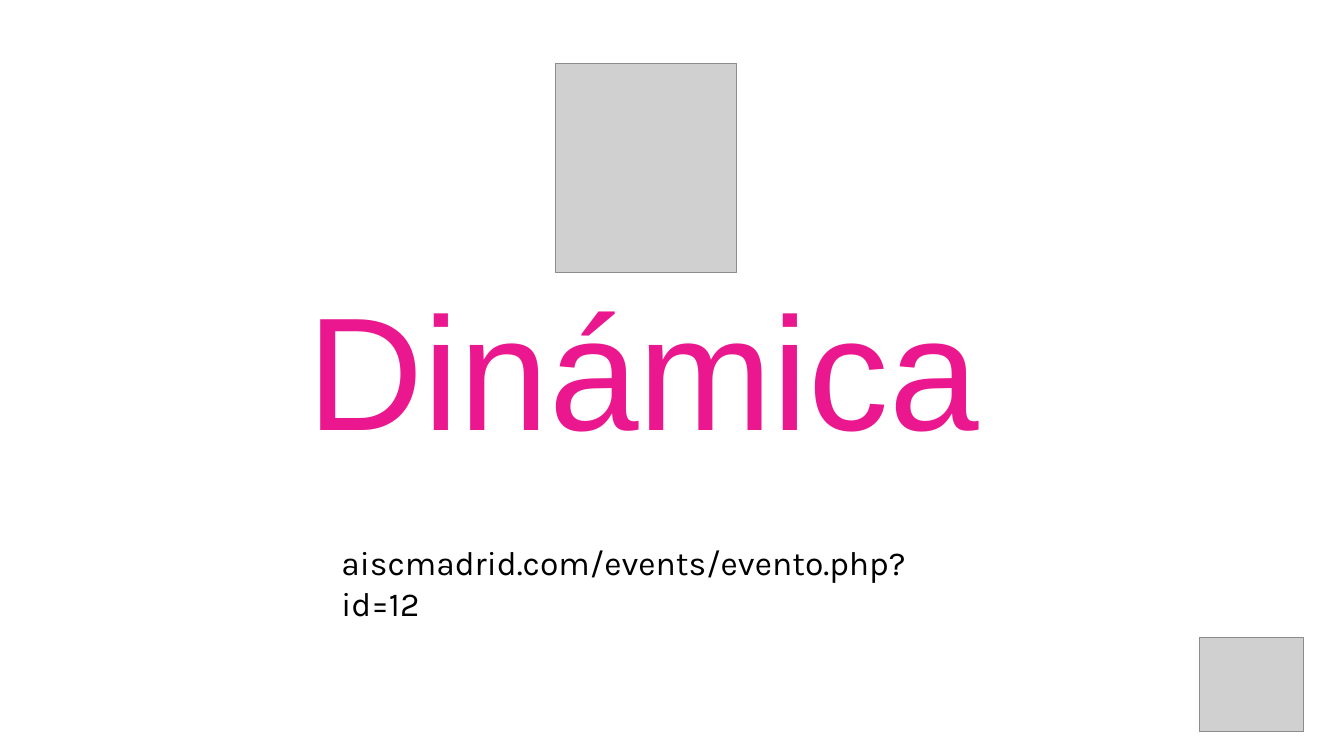
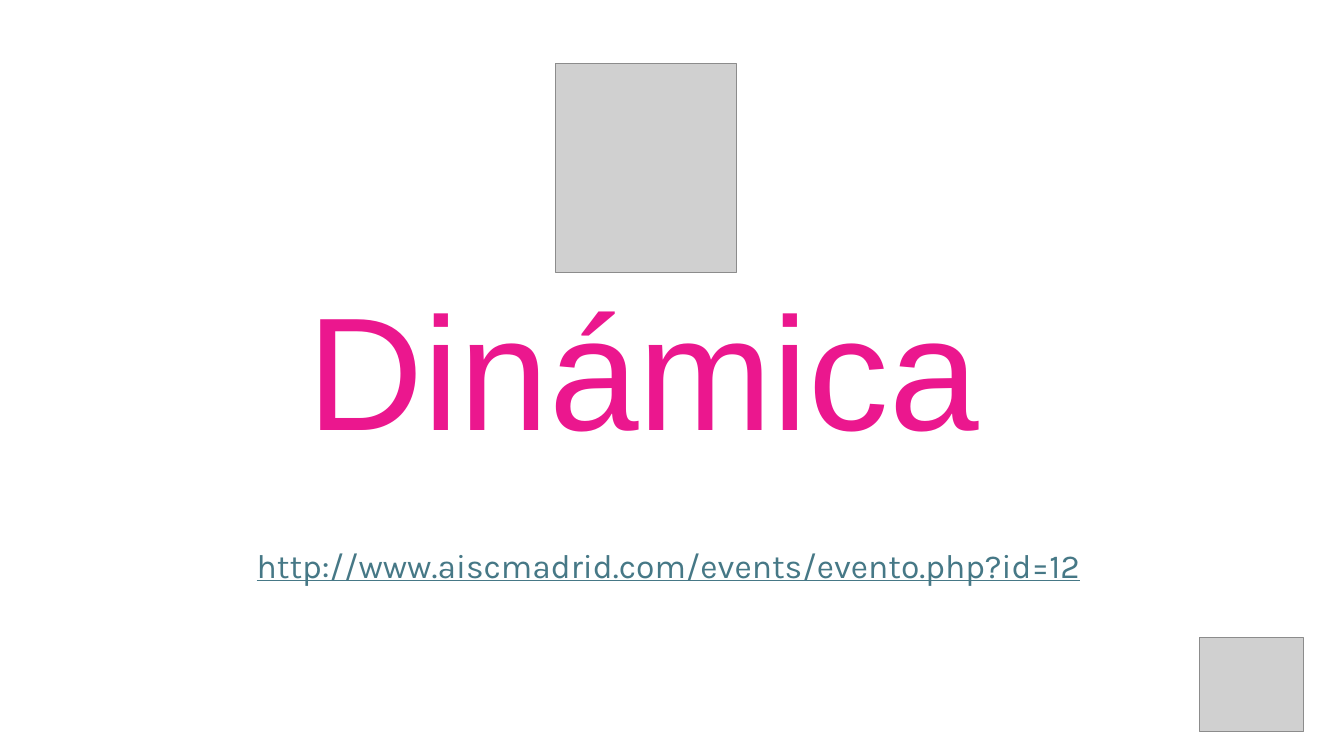
Before and after one commit to AISC-Madrid/workshop-materials, a slide deck: slide 5 of Neural Networks/Slides.pptx. Drawn at 1344x756 pixels with LibreOffice and Linux fonts; fonts in the diff are those of the drawing; grey boxes stand for pictures. Boxes give left, top, right and bottom in pixels: in the first picture for what was removed or moved away, otherwise in the second. Text is boxed around its words. In the diff, an @@ line names an element or a change of style, - is before the commit and + after.

```diff
--- a/Neural Networks/Slides.pptx
+++ b/Neural Networks/Slides.pptx
@@ text at (257,553,1080,586): text changed; text colour #000000 to #467886 @@
-aiscmadrid.com/events/evento.php?id=12
+http://www.aiscmadrid.com/events/evento.php?id=12
```
Also in this commit, not shown: 61 other slides changed, 6 slides added, 8 slides removed, 1 other file.
